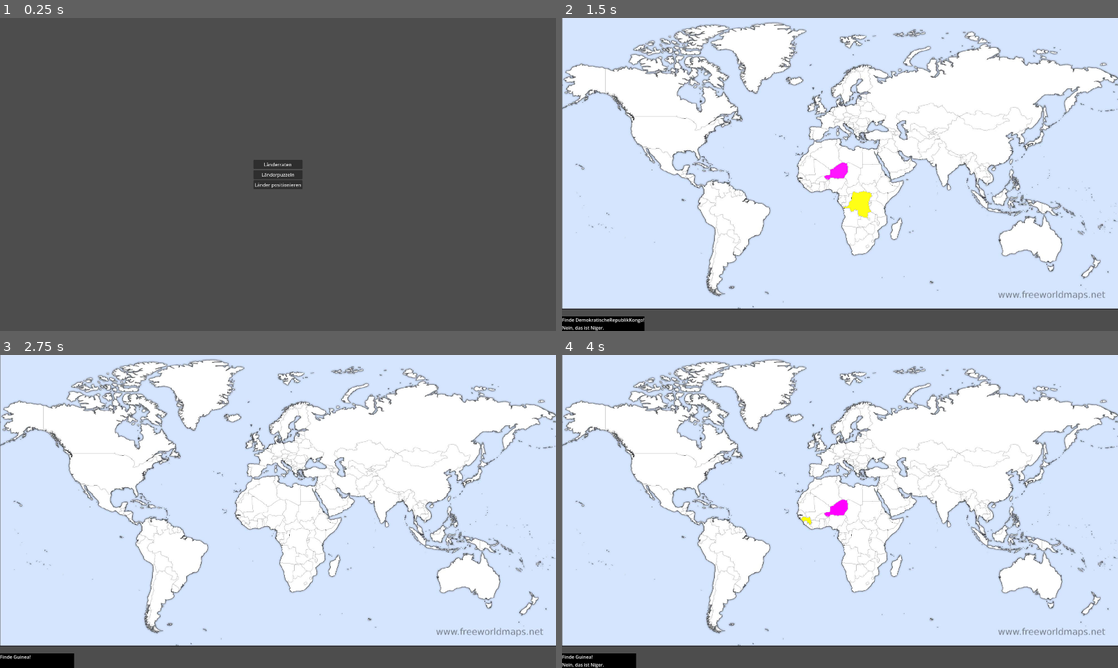
Above: before the commit, frames 1-4 (two rows, left to right).
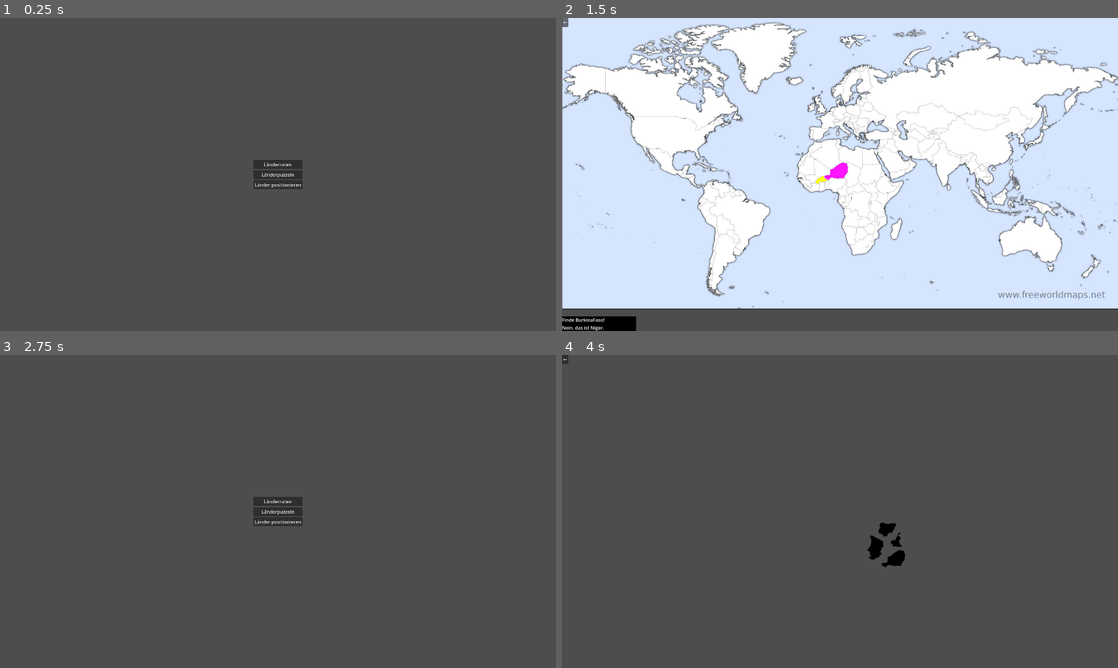
Above: after the commit, the same moments.

Repository: Anomasie/Atlas
Game: Godot game, scene res://szenen/GAME.tscn
The game is run twice, just before and just after one commit, with the same random seed, the same clock (stepped at 60 frames per second) and the same inputs.
Inputs (mouse positions are in pixels of both pictures, inside the frame that each line leads up to):
- Up to frame 1 (0.25 s): no input
- Up to frame 2 (1.5 s): click "Länderraten" at 0.5 s; click (840, 174) at 1.25 s
- Up to frame 3 (2.75 s): click (5, 358) at 2 s, where only the run after the commit has a clickable "←"
- Up to frame 4 (4 s): click (840, 511) at 2.75 s, where only the run after the commit has a clickable "Länderpuzzeln"; click (840, 511) at 3.52 s

The runs differ from the first frame. In frame 2, 0.5% of the frame differs, in the area x 0-56%, y 0-100%; in frame 3, 93%, in the area x 0-100%, y 0-100%; in frame 4, 93%.

Commit message:
go back from game

Diff:
--- a/szenen/GAME.tscn
+++ b/szenen/GAME.tscn
@@ -2,9 +2,6 @@
 
 [ext_resource type="Script" uid="uid://crftmhx66lre8" path="res://szenen/Game.gd" id="1_cg8ki"]
 [ext_resource type="PackedScene" uid="uid://bfgpf40rudv26" path="res://szenen/Hauptmenu/Hauptmenu.tscn" id="1_i4jsc"]
-[ext_resource type="PackedScene" uid="uid://dwpqap83ku6qu" path="res://szenen/Kartenpuzzlen/Kartenpuzzle.tscn" id="2_eanuy"]
-[ext_resource type="PackedScene" uid="uid://puctwx8oy717" path="res://szenen/Länderraten/Länderraten.tscn" id="3_kh6de"]
-[ext_resource type="PackedScene" uid="uid://dbprghoatsitx" path="res://szenen/Länderplatzieren/Länderplatzieren.tscn" id="4_qfxd2"]
 
 [node name="GAME" type="Control" unique_id=1194097578]
 layout_mode = 3
@@ -15,18 +12,6 @@
 grow_vertical = 2
 script = ExtResource("1_cg8ki")
 
-[node name="Kartenpuzzle" parent="." unique_id=424906269 instance=ExtResource("2_eanuy")]
-visible = false
-layout_mode = 1
-
-[node name="Länderraten" parent="." unique_id=1145824960 instance=ExtResource("3_kh6de")]
-visible = false
-layout_mode = 1
-
-[node name="Länderplatzieren" parent="." unique_id=857194381 instance=ExtResource("4_qfxd2")]
-visible = false
-layout_mode = 1
-
 [node name="Hauptmenu" parent="." unique_id=241467984 instance=ExtResource("1_i4jsc")]
 layout_mode = 1
 
--- a/szenen/Game.gd
+++ b/szenen/Game.gd
@@ -1,20 +1,26 @@
 extends Control
 
+@onready var Hauptmenu = $Hauptmenu
+
 func _ready() -> void:
-	open_only("Hauptmenu")
+	open_main_menu()
 
-func open_only(node_name:String) -> void:
-	for node in self.get_children():
-		if node.name != node_name:
-			node.close()
-		else:
-			node.open()
+func add_game(path : String) -> void:
+	var instance = load(path).instantiate()
+	instance.open_main_menu.connect(open_main_menu)
+	self.add_child(instance)
+
+func open_main_menu() -> void:
+	Hauptmenu.open()
 
 func _on_hauptmenu_start_kartenpuzzle() -> void:
-	open_only("Kartenpuzzle")
+	Hauptmenu.close()
+	add_game("res://szenen/Kartenpuzzlen/Kartenpuzzle.tscn")
 
 func _on_hauptmenu_start_länderplatzieren() -> void:
-	open_only("Länderplatzieren")
+	Hauptmenu.close()
+	add_game("res://szenen/Länderplatzieren/Länderplatzieren.tscn")
 
 func _on_hauptmenu_start_länderraten() -> void:
-	open_only("Länderraten")
+	Hauptmenu.close()
+	add_game("res://szenen/Länderraten/Länderraten.tscn")
--- a/szenen/Karte.gd
+++ b/szenen/Karte.gd
@@ -19,6 +19,8 @@
 	handle_input(event)
 
 func handle_input(event: InputEvent) -> void:
+	if not Cam:
+		return
 	if event.is_action_pressed("drag"):
 		cam_dragging = true
 		drag_origin = get_global_mouse_position()
@@ -35,9 +37,12 @@
 func get_country(koordinaten: Vector2) -> String:
 	for kid in AllSprites.get_children():
 		if kid is Sprite2D and kid.get_texture():
-			var color = kid.get_texture().get_image().get_pixel(koordinaten.x-kid.position.x, koordinaten.y-kid.position.y)
-			if color == Color.WHITE:
-				return kid.name
+			var image : Image = kid.get_texture().get_image()
+			var check_koords : Vector2i = koordinaten - kid.position
+			if image.get_width() > check_koords.x and check_koords.x >= 0 and image.get_height() > check_koords.y and check_koords.y >= 0:
+				var color = image.get_pixel(check_koords.x, check_koords.y)
+				if color == Color.WHITE:
+					return kid.name
 	return ""
 
 func highlight(list_of_countries:Array=[], highlight_color: Color = HIGHLIGHT_COLOR) -> void:
@@ -63,3 +68,17 @@
 	await tween.finished
 	tween.kill()
 	return
+
+func load_countries(to_add_ones : Array = []) -> void:
+	var dir = DirAccess.open("res://karten/weltkarte")
+	var file_names = dir.get_files()
+	for item in file_names:
+		if item.ends_with(".png") and (len(to_add_ones) == 0 or item.split("-")[1] in to_add_ones):
+			var new_texture = Sprite2D.new()
+			new_texture.set_texture( load("res://karten/weltkarte/"+item) )
+			new_texture.set_name(item.split("-")[1])
+			new_texture.self_modulate = NORMAL_COLOR
+			new_texture.material = self.material
+			new_texture.centered = false
+#			new_texture.mouse_filter = Control.MOUSE_FILTER_IGNORE
+			AllSprites.add_child(new_texture)
--- a/szenen/Kartenpuzzlen/Kartenpuzzle.gd
+++ b/szenen/Kartenpuzzlen/Kartenpuzzle.gd
@@ -1,12 +1,13 @@
 extends Karte
 
 signal check_whether_right
+signal open_main_menu
 
 const SELECTION_COLOR = Color.WHITE
 const EPSILON = 10.0
 const TWEAK_TIME = 1.0
 
-var dragging : String = ""
+var dragging_country : String = ""
 var con_origin : Vector2
 
 func _ready() -> void:
@@ -16,45 +17,33 @@
 
 func open() -> void:
 	show()
-	$CanvasLayer/Control.show()
 
 func close() -> void:
-	hide()
-	$CanvasLayer/Control.hide()
+	self.queue_free()
 
 func _input(event) -> void:
 	handle_input(event)
+
 	if event.is_action_pressed("click"):
 		var country = get_country(get_global_mouse_position())
 		if AllSprites.has_node(country):
-			dragging = country
+			dragging_country = country
 			drag_origin = get_global_mouse_position()
-			con_origin = AllSprites.get_node(dragging).position
+			con_origin = AllSprites.get_node(dragging_country).position
 			$CanvasLayer/Control/Label.text = country
 			highlight([country], SELECTION_COLOR)
 	elif event.is_action_released("click"):
-		dragging = ""
+		dragging_country = ""
 		check_whether_right.emit()
 		$CanvasLayer/Control/Label.text = ""
 		hide_highlight()
-	elif dragging and event is InputEventMouseMotion:
-		AllSprites.get_node(dragging).position = con_origin + (get_global_mouse_position() - drag_origin)
+	elif dragging_country and event is InputEventMouseMotion:
+		AllSprites.get_node(dragging_country).position = con_origin + (get_global_mouse_position() - drag_origin)
 
-func puzzle(load_countries : PackedStringArray = ["Niger", "Nigeria", "Tschad", "Kamerun"]) -> void:
+func puzzle(load_country_names : PackedStringArray = ["Niger", "Nigeria", "Tschad", "Kamerun"]) -> void:
 	##### PREPARATION
 	# load countries
-	var dir = DirAccess.open("res://karten/weltkarte")
-	var file_names = dir.get_files()
-	for item in file_names:
-		if item.ends_with(".png") and item.split("-")[1] in load_countries:
-			var new_texture = Sprite2D.new()
-			new_texture.set_texture( load("res://karten/weltkarte/"+item) )
-			new_texture.set_name(item.split("-")[1])
-			new_texture.self_modulate = NORMAL_COLOR
-#			new_texture.material = self.material
-			new_texture.centered = false
-#			new_texture.mouse_filter = Control.MOUSE_FILTER_IGNORE
-			AllSprites.add_child(new_texture)
+	load_countries(load_country_names)
 	# shuffle a bit
 	for sprite in AllSprites.get_children():
 		sprite.position += Vector2(randf()*200, randf()*200)
@@ -69,7 +58,6 @@
 	var origin: Vector2 = AllSprites.get_child(0).position
 	for sprite in AllSprites.get_children():
 		if (sprite.position - origin).length() > EPSILON:
-			print("not right by ", (sprite.position - origin).length())
 			return false
 	return true
 
@@ -80,3 +68,8 @@
 		tween.tween_property(kid, "position", origin, HIGHLIGHT_IN_TIME)
 	await tween.finished
 	tween.kill()
+
+
+func _on_back_pressed() -> void:
+	open_main_menu.emit()
+	queue_free()
--- a/szenen/Kartenpuzzlen/Kartenpuzzle.tscn
+++ b/szenen/Kartenpuzzlen/Kartenpuzzle.tscn
@@ -22,21 +22,38 @@
 
 [node name="Control" type="Control" parent="CanvasLayer" unique_id=1482478850]
 layout_mode = 3
-anchors_preset = 0
-offset_right = 40.0
-offset_bottom = 40.0
+anchors_preset = 15
+anchor_right = 1.0
+anchor_bottom = 1.0
+grow_horizontal = 2
+grow_vertical = 2
+mouse_filter = 2
 
 [node name="Label" type="Label" parent="CanvasLayer/Control" unique_id=1677252492]
-layout_mode = 0
+layout_mode = 1
+anchors_preset = 2
+anchor_top = 1.0
+anchor_bottom = 1.0
+offset_top = -23.0
 offset_right = 40.0
-offset_bottom = 23.0
+grow_vertical = 0
 
 [node name="Label2" type="Label" parent="CanvasLayer/Control" unique_id=1889114191]
 layout_mode = 1
-anchors_preset = 5
-anchor_left = 0.5
-anchor_right = 0.5
-offset_left = 920.0
-offset_right = 960.0
-offset_bottom = 23.0
-grow_horizontal = 2
+anchors_preset = 3
+anchor_left = 1.0
+anchor_top = 1.0
+anchor_right = 1.0
+anchor_bottom = 1.0
+offset_left = -40.0
+offset_top = -23.0
+grow_horizontal = 0
+grow_vertical = 0
+
+[node name="Back" type="Button" parent="CanvasLayer/Control" unique_id=1240314772]
+layout_mode = 0
+offset_right = 8.0
+offset_bottom = 8.0
+text = "←"
+
+[connection signal="pressed" from="CanvasLayer/Control/Back" to="." method="_on_back_pressed"]
--- a/szenen/Länderplatzieren/Länderplatzieren.gd
+++ b/szenen/Länderplatzieren/Länderplatzieren.gd
@@ -1,7 +1,18 @@
-extends Control
+extends Karte
+
+signal open_main_menu
+
+func _ready() -> void:
+	AllSprites = $AllSprites
+	load_countries()
 
 func open() -> void:
 	show()
 
 func close() -> void:
-	hide()
+	self.queue_free()
+
+
+func _on_back_pressed() -> void:
+	open_main_menu.emit()
+	queue_free()
--- a/szenen/Länderplatzieren/Länderplatzieren.tscn
+++ b/szenen/Länderplatzieren/Länderplatzieren.tscn
@@ -17,3 +17,14 @@
 offset_right = 40.0
 offset_bottom = 40.0
 texture = ExtResource("1_4quxq")
+
+[node name="AllSprites" type="Node2D" parent="." unique_id=1119369162]
+
+[node name="Top" type="CanvasLayer" parent="." unique_id=1631853549]
+
+[node name="Back" type="Button" parent="Top" unique_id=1993473451]
+offset_right = 8.0
+offset_bottom = 8.0
+text = "←"
+
+[connection signal="pressed" from="Top/Back" to="." method="_on_back_pressed"]
--- a/szenen/Länderraten/Länderraten.gd
+++ b/szenen/Länderraten/Länderraten.gd
@@ -1,6 +1,7 @@
 extends Control
 
 signal ok
+signal open_main_menu
 
 const NO_START_COUNTRIES : int = 3
 const RIGHT_COLOR : Color = Color.BLUE
@@ -23,11 +24,9 @@
 
 func open() -> void:
 	show()
-	$Top/Control.show()
 
 func close() -> void:
-	hide()
-	$Top/Control.hide()
+	self.queue_free()
 
 func least_known_countries(list_of_countries : Array, current_countries : Dictionary) -> Array:
 	var minimum : int = 0
@@ -127,3 +126,8 @@
 
 func _on_button_pressed() -> void:
 	ok.emit()
+
+
+func _on_back_pressed() -> void:
+	open_main_menu.emit()
+	close()
--- a/szenen/Länderraten/Länderraten.tscn
+++ b/szenen/Länderraten/Länderraten.tscn
@@ -37,9 +37,12 @@
 
 [node name="Control" type="Control" parent="Top" unique_id=547992107]
 layout_mode = 3
-anchors_preset = 0
-offset_right = 40.0
-offset_bottom = 40.0
+anchors_preset = 15
+anchor_right = 1.0
+anchor_bottom = 1.0
+grow_horizontal = 2
+grow_vertical = 2
+mouse_filter = 2
 
 [node name="Button" type="Button" parent="Top/Control" unique_id=1264118283]
 layout_mode = 1
@@ -55,9 +58,8 @@
 anchors_preset = 2
 anchor_top = 1.0
 anchor_bottom = 1.0
-offset_top = 990.0
+offset_top = -50.0
 offset_right = 256.0
-offset_bottom = 1040.0
 grow_vertical = 0
 
 [node name="TextureRect" type="TextureRect" parent="Top/Control/Results" unique_id=484403299]
@@ -75,4 +77,10 @@
 layout_mode = 2
 text = "Das war"
 
+[node name="Back" type="Button" parent="Top" unique_id=1660802702]
+offset_right = 8.0
+offset_bottom = 8.0
+text = "←"
+
 [connection signal="pressed" from="Top/Control/Button" to="." method="_on_button_pressed"]
+[connection signal="pressed" from="Top/Back" to="." method="_on_back_pressed"]
--- a/szenen/karten/Weltkarte.gd
+++ b/szenen/karten/Weltkarte.gd
@@ -5,18 +5,7 @@
 func _ready() -> void:
 	AllSprites = $AllSprites
 	Cam = $Cam
-	var dir = DirAccess.open("res://karten/weltkarte")
-	var file_names = dir.get_files()
-	for item in file_names:
-		if item.ends_with(".png"):
-			var new_texture = Sprite2D.new()
-			new_texture.set_texture( load("res://karten/weltkarte/"+item) )
-			new_texture.set_name(item.split("-")[1])
-			new_texture.self_modulate = NORMAL_COLOR
-			new_texture.material = self.material
-			new_texture.centered = false
-#			new_texture.mouse_filter = Control.MOUSE_FILTER_IGNORE
-			AllSprites.add_child(new_texture)
+	load_countries()
 
 func _on_button_pressed() -> void:
 	var clicked_country : String = get_country(get_global_mouse_position())
